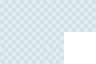
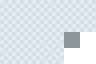
Two versions of the same layered image (w=96, h=64). Layer-by-layer changes:
painted on "Grass.png" over [64, 32, 80, 48]
